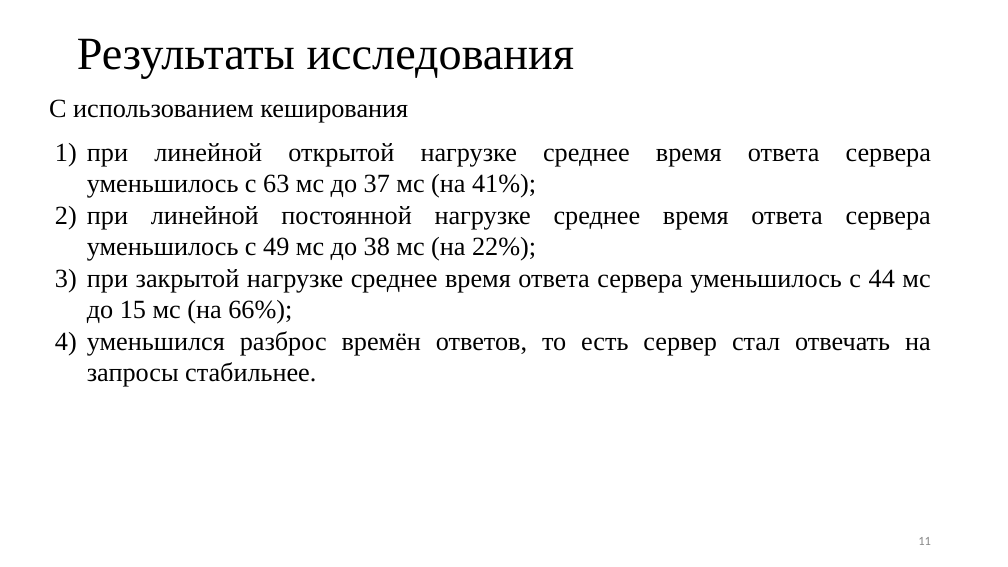
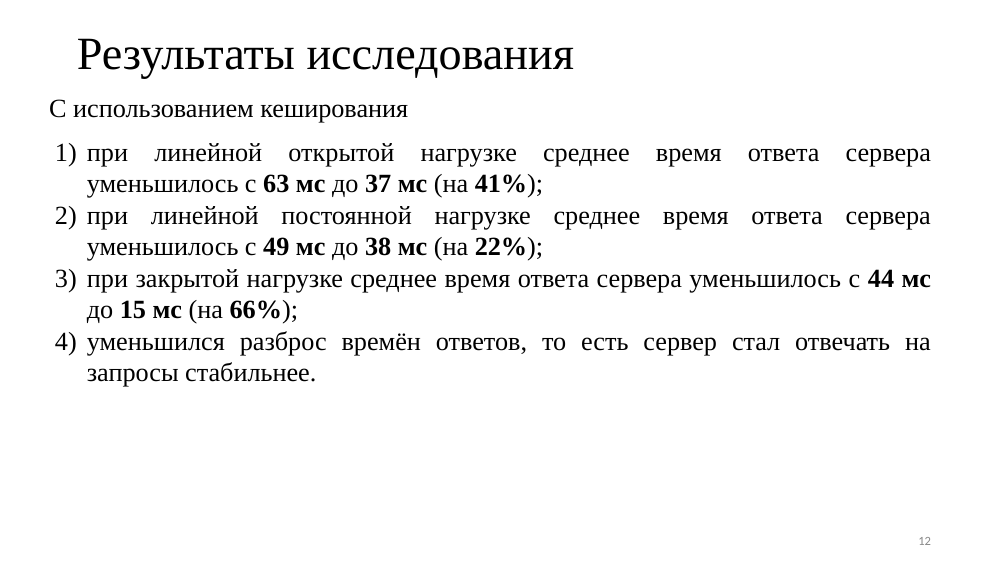
Before and after one commit to Inspirate789/Thermy-backend, a slide deck: slide 12 of docs/presentation/databases/presentation.pptx (slide 11 before the commit). Drawn at 1008x567 pixels with LibreOffice and Linux fonts; fonts in the diff are those of the drawing. Boxes give left, top, right and bottom in pixels: in the first picture for what was removed or moved away, otherwise in the second. Text is boxed around its words. In the diff, an @@ line names an element or a change of style, - is before the commit and + after.

```diff
--- a/docs/presentation/databases/presentation.pptx
+++ b/docs/presentation/databases/presentation.pptx
@@ text at [87,143,931,324]: bold on in "63 мс 37 мс 41%);", "49 мс 38 мс 22%);", "44 мс 15 мс 66%);" @@
```
Also in this commit, not shown: 6 other slides changed, 1 slide added, 1 slide removed, 1 other file.
